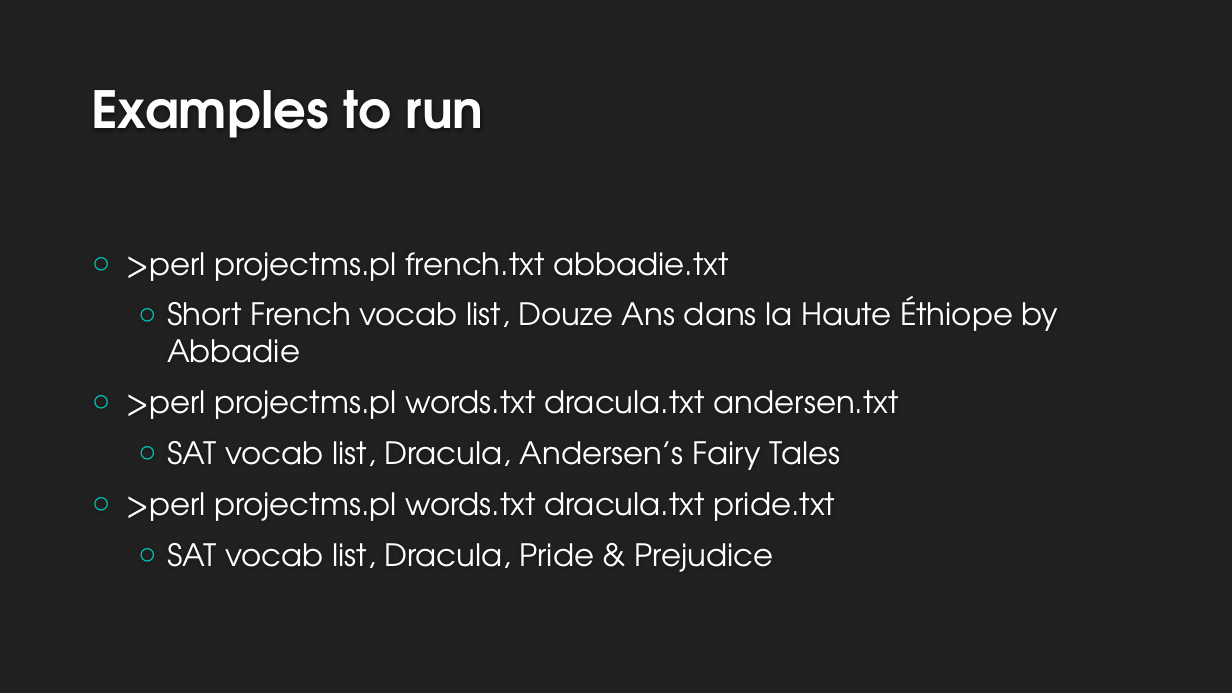
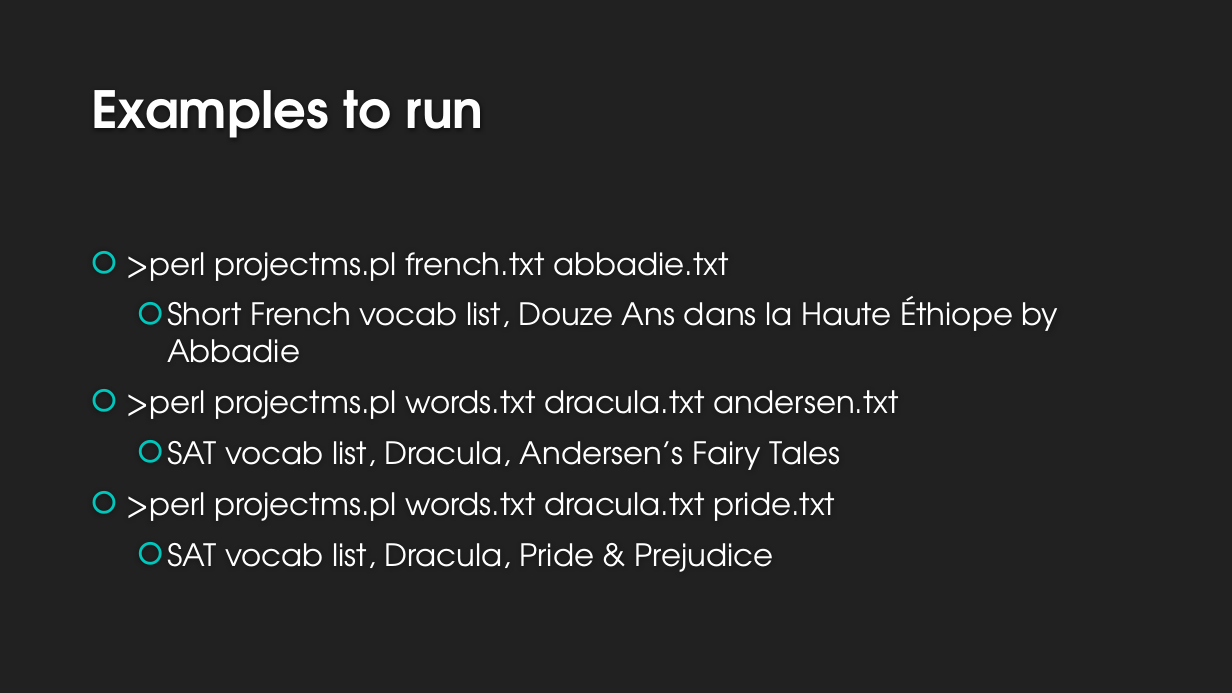
Before and after one commit to melodyswen/lexical-analysis-vocab, a slide deck: slide 7 of melodyperl.pptx. Drawn at 1232x693 pixels with LibreOffice and Linux fonts; fonts in the diff are those of the drawing; background and template pictures are left out. Boxes give left, top, right and bottom in pixels: in the first picture for what was removed or moved away, otherwise in the second. Text is boxed around its words. In the diff, an @@ line names an element or a change of style, - is before the commit and + after.

Commit message:
project tutorial

```diff
--- a/melodyperl.pptx
+++ b/melodyperl.pptx
@@ text ">perl projectms.pl french.txt abbadie.txt" at (x1=127, y1=252, x2=1059, y2=572): bullet ○ to 🞆; less space between paragraphs @@
```
Also in this commit, not shown: 4 other slides changed.
